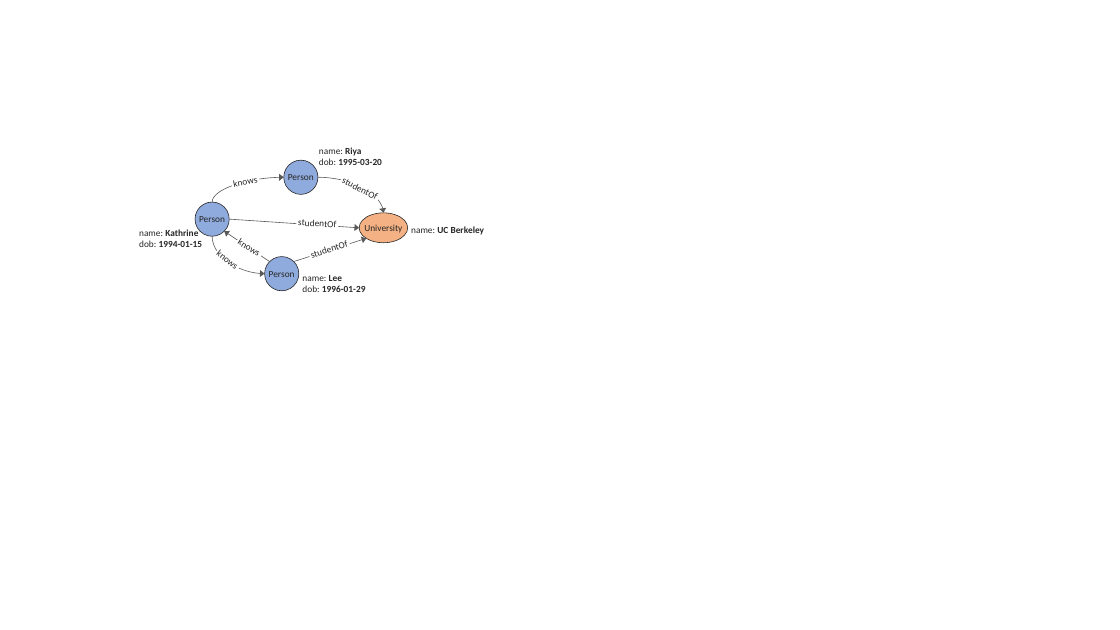
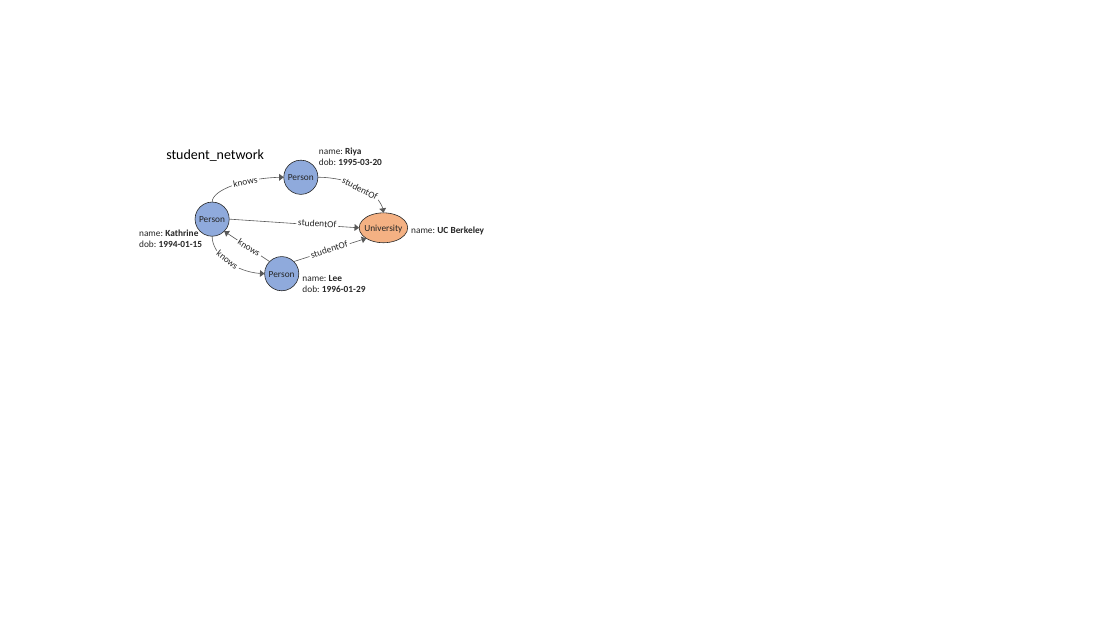
Before and after one commit to oracle/pgql-lang, a slide deck: slide 1 of images/example_graphs/student_network.pptx. Drawn at 1120x630 pixels with LibreOffice and Linux fonts; fonts in the diff are those of the drawing. Boxes give left, top, right and bottom in pixels: in the first picture for what was removed or moved away, otherwise in the second. Text is boxed around its words. In the diff, an @@ line names an element or a change of style, - is before the commit and + after.

```diff
--- a/images/example_graphs/student_network.pptx
+++ b/images/example_graphs/student_network.pptx
@@ text added at [166, 149, 264, 161], 12 pt, text #000000 @@
+student_network
```
Also in this commit, not shown: 8 other files.
